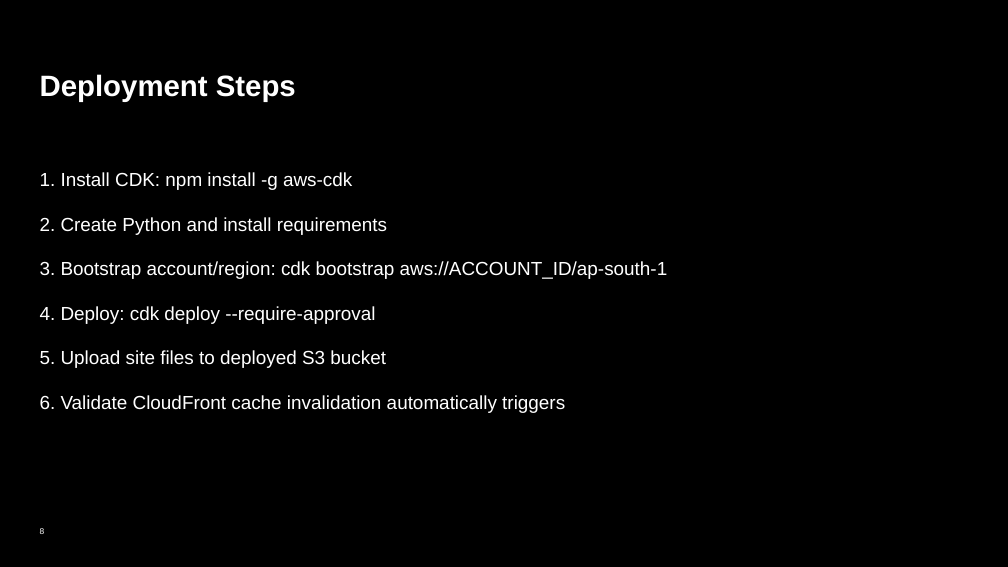
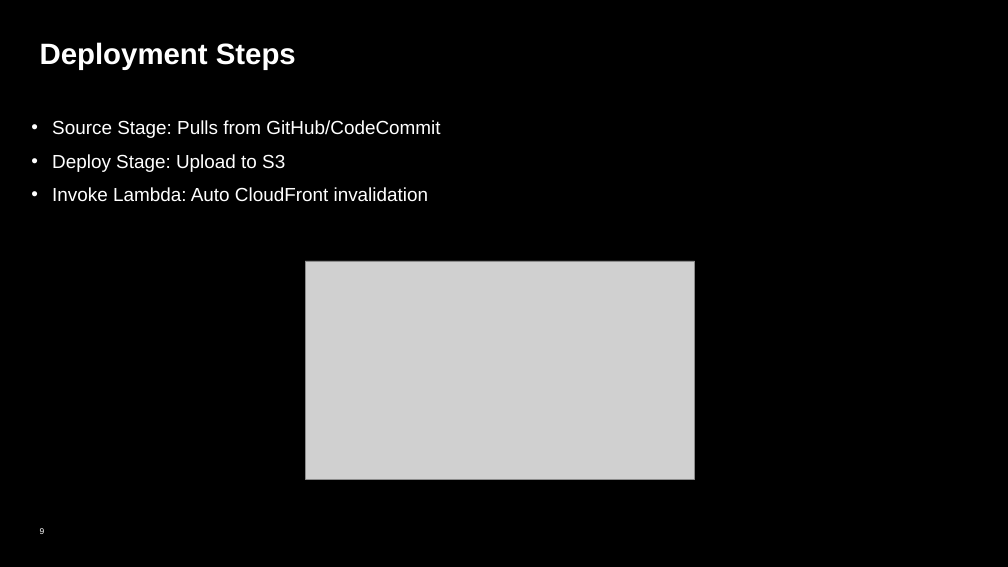
Before and after one commit to deepakrajatech/S3CFInvalidation, a slide deck: slide 9 of Cloudfront_Invalidation.pptx (slide 8 before the commit). Drawn at 1008x567 pixels with LibreOffice and Linux fonts; fonts in the diff are those of the drawing; grey boxes stand for pictures; background and template pictures are left out. Boxes give left, top, right and bottom in pixels: in the first picture for what was removed or moved away, otherwise in the second. Text is boxed around its words. In the diff, an @@ line names an element or a change of style, - is before the commit and + after.

```diff
--- a/Cloudfront_Invalidation.pptx
+++ b/Cloudfront_Invalidation.pptx
@@ title "Deployment Steps" moved from (x1=40, y1=74, x2=296, y2=102) to (x1=40, y1=42, x2=296, y2=70) @@
@@ text at (x1=52, y1=120, x2=440, y2=202): text changed @@
-1. Install CDK: npm install -g aws-cdk
-2. Create Python and install requirements
-3. Bootstrap account/region: cdk bootstrap aws://ACCOUNT_ID/ap-south-1
-4. Deploy: cdk deploy --require-approval
-5. Upload site files to deployed S3 bucket
-6. Validate CloudFront cache invalidation automatically triggers
+• Source Stage: Pulls from GitHub/CodeCommit
+• Deploy Stage: Upload to S3
+• Invoke Lambda: Auto CloudFront invalidation
@@ picture added at (x1=305, y1=261, x2=694, y2=479) @@
```
Also in this commit, not shown: 3 other slides changed, 2 slides added, 1 other file.
